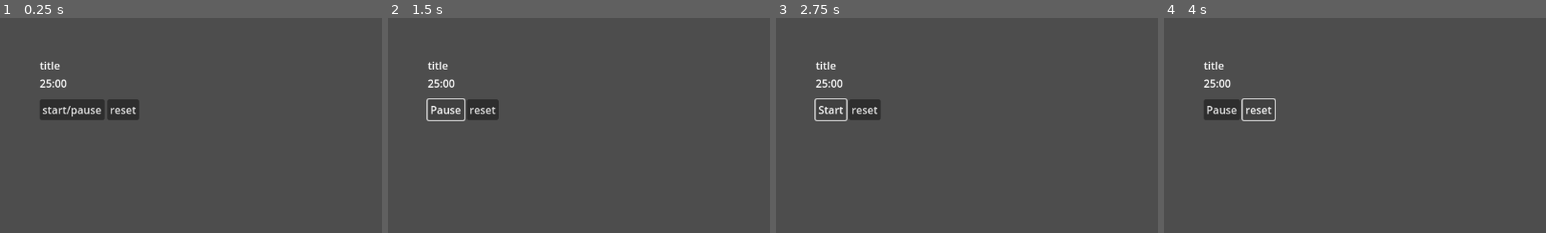
Above: before the commit, frames 1-4 (left to right).
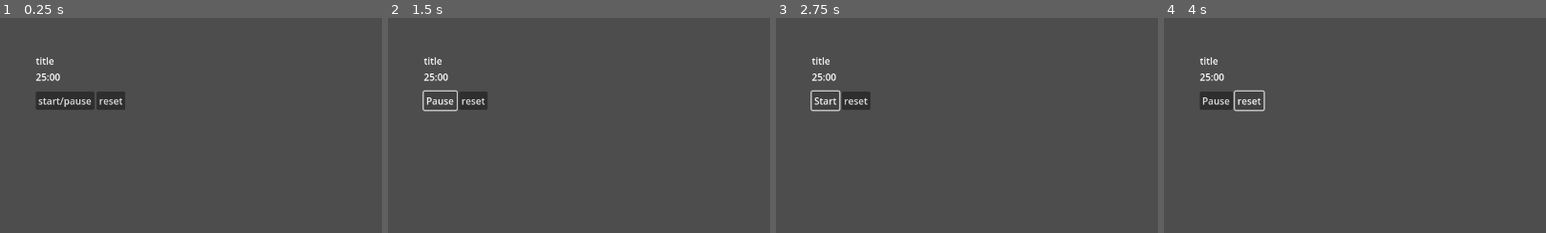
Above: after the commit, the same moments.

Repository: misbah-ullah01/gomodoro
Game: Godot game, scene res://scenes/main/MainUI.tscn
The game is run twice, just before and just after one commit, with the same random seed, the same clock (stepped at 60 frames per second) and the same inputs.
Inputs:
- Up to frame 1 (0.25 s): no input
- Up to frame 2 (1.5 s): tap Enter at 0.5 s; click "start/pause" at 1.25 s
- Up to frame 3 (2.75 s): click "Pause" at 2 s
- Up to frame 4 (4 s): click "Start" at 2.75 s; click "reset" at 3.5 s
The pictures show only the part of the screen within x 0-50%, y 0-50%; the shares and areas given below are measured in that part.
In our replay, the window is 799x449 before the commit and 800x450 after it. These sizes can differ from the game's own. Grey fills any space a smaller window leaves; there, only what the larger window draws over its background counts as a difference.

The runs differ from the first frame. In frame 1, 3.1% of the frame differs, in the area x 9-37%, y 18-48%; in frame 2, 2.0%; in frame 3, 1.9%; in frame 4, 2.0%.

Commit message:
set the Minimun width and Minimun height of MarginContainer to 900 by 600 and set default viewport to 1280x720

Diff:
--- a/project.godot
+++ b/project.godot
@@ -16,6 +16,13 @@
 run/max_fps=60
 config/icon="res://icon.svg"
 
+[display]
+
+window/size/viewport_width=1280
+window/size/viewport_height=720
+window/size/window_width_override=1280
+window/size/window_height_override=720
+
 [rendering]
 
 renderer/rendering_method="gl_compatibility"
--- a/scenes/main/MainUI.tscn
+++ b/scenes/main/MainUI.tscn
@@ -12,6 +12,7 @@
 script = ExtResource("1_c6qpx")
 
 [node name="MarginContainer" type="MarginContainer" parent="."]
+custom_minimum_size = Vector2(900, 600)
 layout_mode = 1
 anchors_preset = 15
 anchor_right = 1.0
